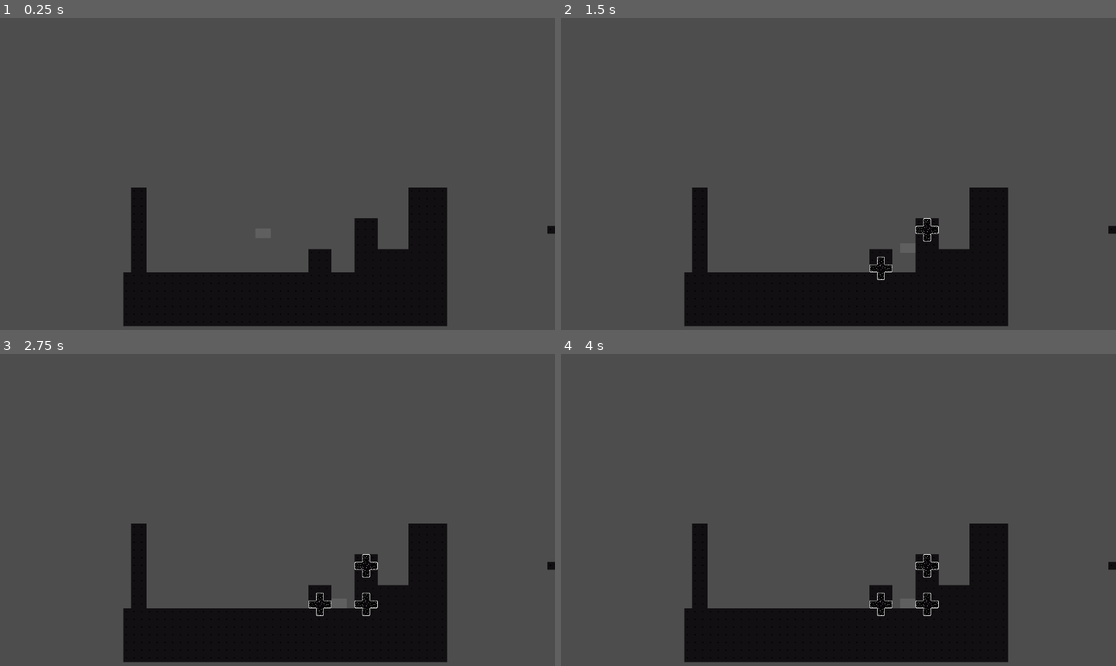
Above: before the commit, frames 1-4 (two rows, left to right).
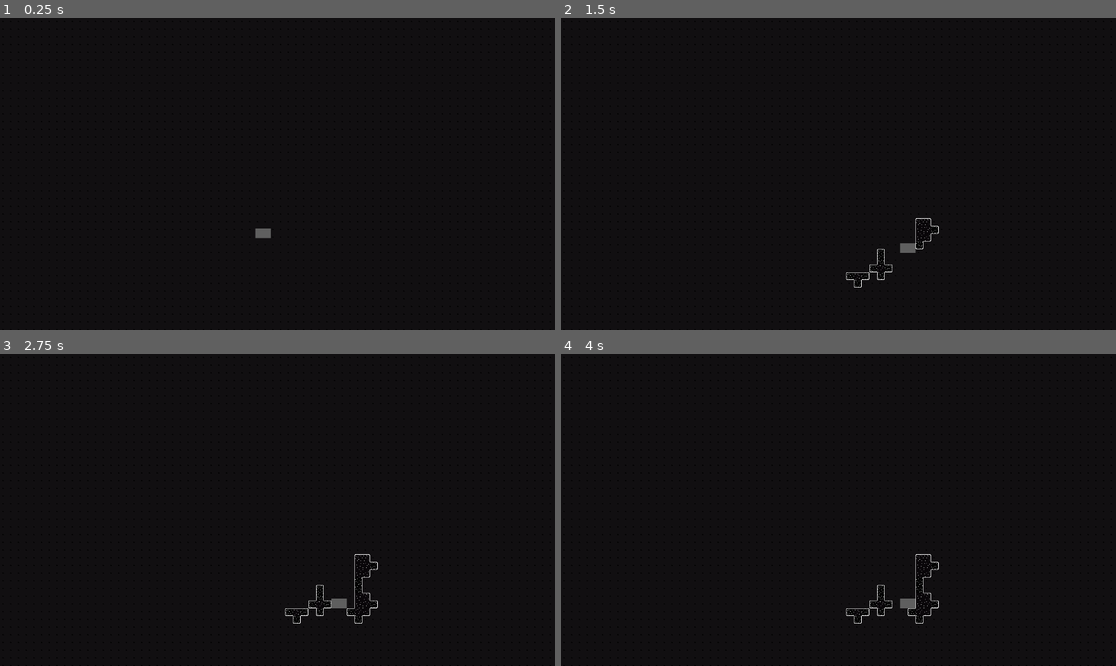
Above: after the commit, the same moments.

Repository: Jemoctopus/echobat
Game: Godot game, scene res://scenes/level.tscn
Same seed, same stepped clock (60 frames per second), same inputs: the game is played once before the commit and once after it. The project has no main scene, so this scene is started directly.
Inputs:
- Up to frame 1 (0.25 s): no input
- Up to frame 2 (1.5 s): hold Right (ui_right) from 0.53 s (still down); tap Space (fire_soundwave) at 0.6, 1.35 s; tap Up (ui_up) at 0.77 s
- Up to frame 3 (2.75 s): tap Up (ui_up) at 1.52 s; tap Enter at 2 s; release Right (ui_right) at 2.03 s; hold Left (ui_left) from 2.03 s (still down); tap Space (fire_soundwave) at 2.1 s
- Up to frame 4 (4 s): tap Space (fire_soundwave) at 2.75, 2.85, 3.6 s; release Left (ui_left) at 2.78 s; hold Right (ui_right) from 2.78 s (still down); tap Up (ui_up) at 3.02, 3.77 s

The runs differ from the first frame. In frame 1, 86% of the frame differs, in the area x 0-100%, y 0-100%; in frame 2, 86%; in frame 3, 86%; in frame 4, 86%.

Commit message:
Mulitple soundwaves
Can see better than the other ones

Diff:
--- a/echobat/scenes/level.tscn
+++ b/echobat/scenes/level.tscn
@@ -26,7 +26,6 @@
 [node name="Tilemaps" type="Node2D" parent="." unique_id=1979730493]
 
 [node name="Backround" type="TileMapLayer" parent="Tilemaps" unique_id=1820797448]
-visible = false
 tile_map_data = PackedByteArray("AABtAEcAAAADAAIAAABtAEYAAAADAAEAAABtAEUAAAADAAEAAABtAEQAAAADAAEAAABtAEMAAAADAAEAAABtAE …(182448 unchanged characters)…
 tile_set = SubResource("TileSet_ppgk2")
 
--- a/echobat/scripts/bat_player.gd
+++ b/echobat/scripts/bat_player.gd
@@ -29,13 +29,19 @@
 		velocity.x = move_toward(velocity.x, 0, SPEED)
 
 	if Input.is_action_just_pressed("fire_soundwave"):
-		var angle = $Node2D.rotation
+		var angle = $Node2D.rotation_degrees
+		var top_angle = angle
+		var bottom_angle = angle
+		top_angle += 30
+		bottom_angle -= 30
 		summon_soundwave(angle)
+		summon_soundwave(top_angle)
+		summon_soundwave(bottom_angle)
 	move_and_slide()
 
 
 func summon_soundwave(angle):
 	var soundwave = soundwave_scene.instantiate()
 	soundwave.position = soundwave_spawn.global_position
-	soundwave.rotation = angle
+	soundwave.rotation_degrees = angle
 	add_sibling(soundwave)
